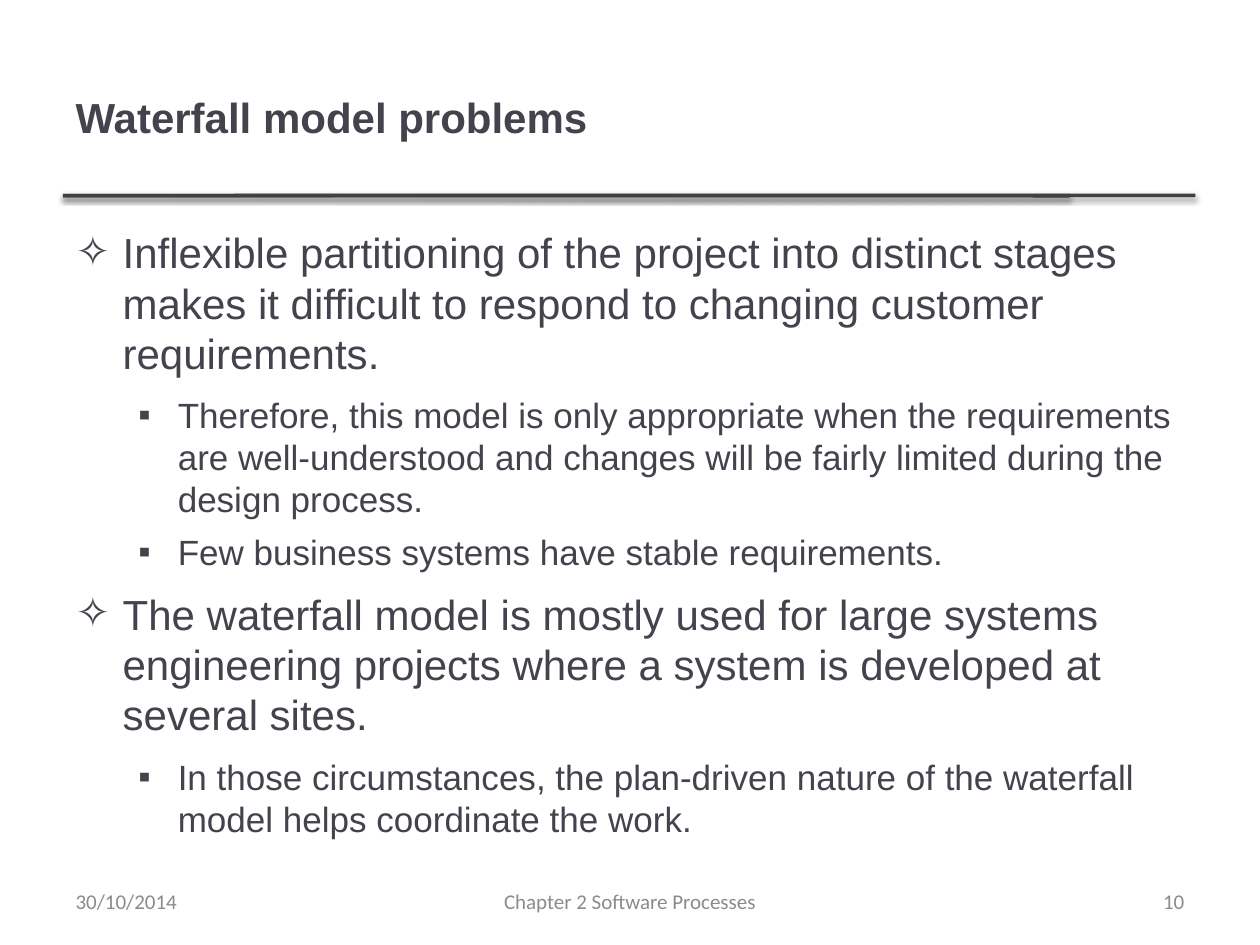
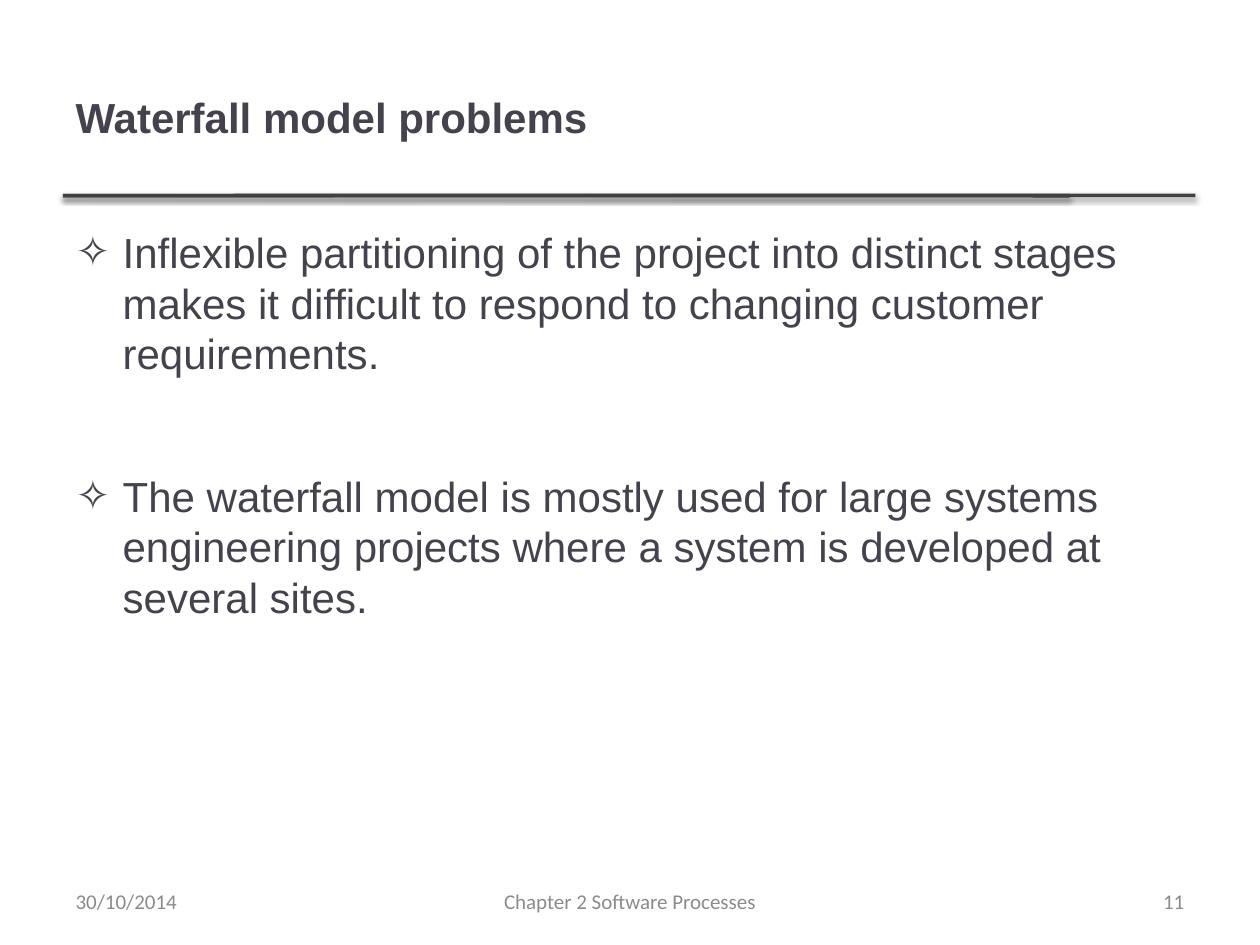
Before and after one commit to umairazfar/Software-Engineering, a slide deck: slide 11 of Slides/Ch2 SW Processes.pptx (slide 10 before the commit). Drawn at 1260x945 pixels with LibreOffice and Linux fonts; fonts in the diff are those of the drawing; background and template pictures are left out. Boxes give left, top, right and bottom in pixels: in the first picture for what was removed or moved away, otherwise in the second. Text is boxed around its words. In the diff, an @@ line names an element or a change of style, - is before the commit and + after.

```diff
--- a/Slides/Ch2 SW Processes.pptx
+++ b/Slides/Ch2 SW Processes.pptx
@@ text at bbox=[178, 402, 1170, 572]: paragraphs removed @@
-  ▪ Therefore, this model is only appropriate when the requirements are well-understood and changes will be fairly limited during the design process.
-  ▪ Few business systems have stable requirements.
@@ text at bbox=[178, 764, 1133, 838]: paragraph removed @@
-  ▪ In those circumstances, the plan-driven nature of the waterfall model helps coordinate the work.
@@ page number at bbox=[1163, 895, 1184, 909]: text changed @@
-10
+11
```
Also in this commit, not shown: 8 other slides changed, 7 slides removed, 31 other files.
